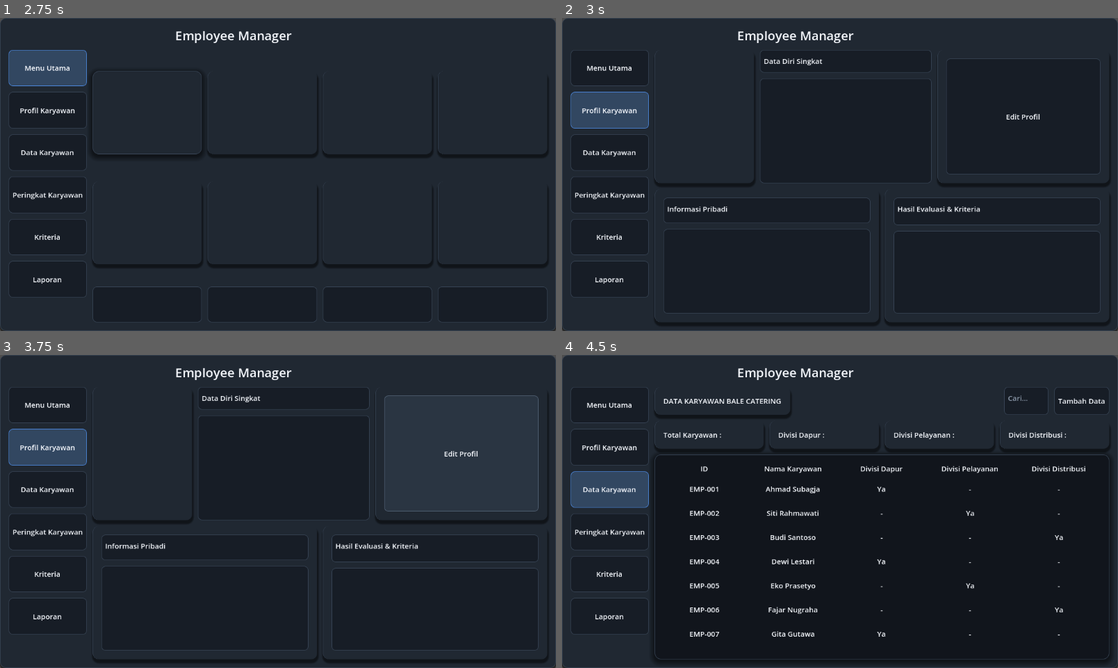
Above: before the commit, frames 1-4 (two rows, left to right).
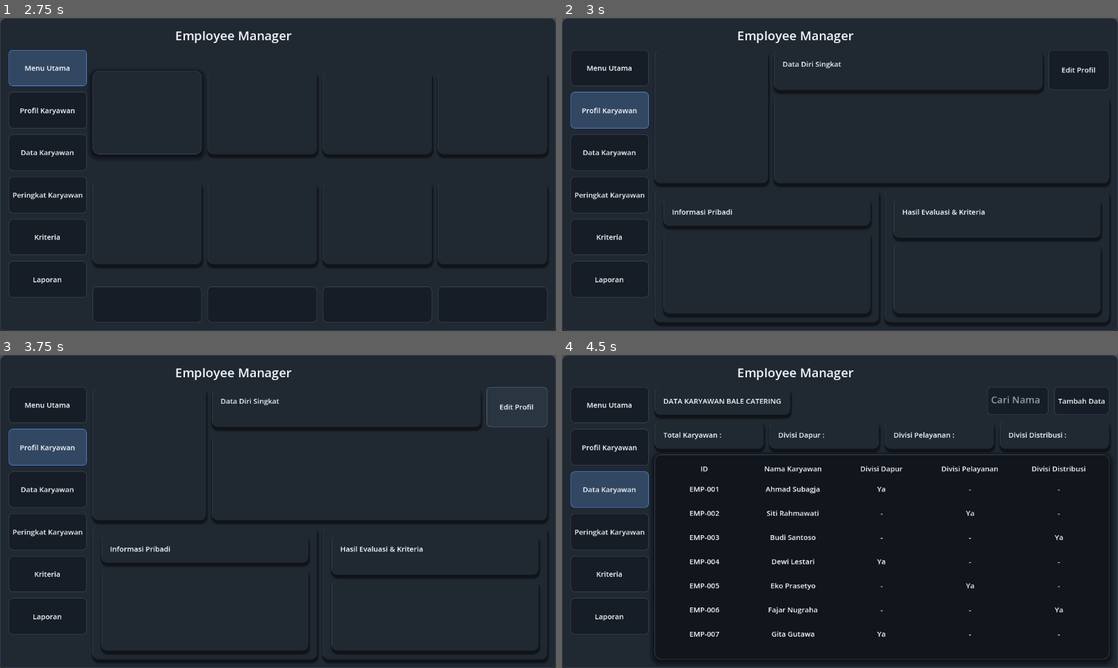
Above: after the commit, the same moments.

Repository: shfray/projek-skripsi
Game: Godot game, scene res://scene/dashboard.tscn
Two runs of this game, one before a commit and one after it. Both use one fixed random seed, a clock stepped at 60 frames per second and the inputs below. This scene is started directly instead of the project's main scene.
Inputs (mouse positions are in pixels of both pictures, inside the frame that each line leads up to):
- Up to frame 1 (2.75 s): click (261, 305) at 0.5 s; click (378, 305) at 1.25 s; click (11, 36) at 2 s
- Up to frame 2 (3 s): click "Profil Karyawan" at 2.75 s
- Up to frame 3 (3.75 s): click "Edit Profil" at 3.5 s
- Up to frame 4 (4.5 s): click "Data Karyawan" at 4.25 s

Frame 1 is identical in both runs. In frame 2, 3.1% of the frame differs, in the area x 18-99%, y 10-96%; in frame 3, 3.5%; in frame 4, 0.1%.

Commit message:
enhanced

Diff:
--- a/scene/karyawan.tscn
+++ b/scene/karyawan.tscn
@@ -59,14 +59,15 @@
 [node name="MarginContainer" type="MarginContainer" parent="PanelContainer/UpperBody" unique_id=477096491]
 layout_mode = 2
 size_flags_horizontal = 3
-size_flags_stretch_ratio = 3.21
+size_flags_stretch_ratio = 2.67
 
 [node name="SearchBox" type="TextEdit" parent="PanelContainer/UpperBody" unique_id=579451513]
 layout_mode = 2
 size_flags_horizontal = 3
-size_flags_stretch_ratio = 0.7
+size_flags_stretch_ratio = 0.88
 theme = ExtResource("2_rmc8f")
-placeholder_text = "Cari..."
+theme_override_font_sizes/font_size = 20
+placeholder_text = "Cari Nama"
 script = ExtResource("3_8ain7")
 
 [node name="TambahData" type="Button" parent="PanelContainer/UpperBody" unique_id=453696665]
--- a/scene/profil_karyawan.tscn
+++ b/scene/profil_karyawan.tscn
@@ -16,33 +16,48 @@
 [node name="ColorRect" type="PanelContainer" parent="HeaderCard" unique_id=168646232]
 layout_mode = 2
 size_flags_horizontal = 3
-size_flags_stretch_ratio = 0.58
+size_flags_stretch_ratio = 0.34
 
 [node name="FotoProfil" type="TextureRect" parent="HeaderCard/ColorRect" unique_id=1557029754]
 layout_mode = 2
 
-[node name="ColorRect2" type="VBoxContainer" parent="HeaderCard" unique_id=473255879]
+[node name="ColorRect2" type="VBoxContainer" parent="HeaderCard" unique_id=566872886]
 layout_mode = 2
 size_flags_horizontal = 3
 
-[node name="TextEdit" type="TextEdit" parent="HeaderCard/ColorRect2" unique_id=1304727770]
+[node name="VBoxContainer" type="HBoxContainer" parent="HeaderCard/ColorRect2" unique_id=1748138571]
 layout_mode = 2
+size_flags_horizontal = 3
 size_flags_vertical = 3
-size_flags_stretch_ratio = 0.22
+
+[node name="PanelContainer" type="PanelContainer" parent="HeaderCard/ColorRect2/VBoxContainer" unique_id=1791428330]
+layout_mode = 2
+size_flags_horizontal = 3
+size_flags_stretch_ratio = 3.11
+
+[node name="TextEdit" type="Label" parent="HeaderCard/ColorRect2/VBoxContainer/PanelContainer" unique_id=58496518]
+layout_mode = 2
+size_flags_horizontal = 3
+size_flags_vertical = 3
+size_flags_stretch_ratio = 3.95
 text = "Data Diri Singkat
 "
 
-[node name="TextEdit2" type="TextEdit" parent="HeaderCard/ColorRect2" unique_id=467733289]
+[node name="Button" type="Button" parent="HeaderCard/ColorRect2/VBoxContainer" unique_id=363287507]
+layout_mode = 2
+size_flags_horizontal = 3
+size_flags_stretch_ratio = 0.7
+text = "Edit Profil"
+
+[node name="PanelContainer" type="PanelContainer" parent="HeaderCard/ColorRect2" unique_id=1726163242]
 layout_mode = 2
 size_flags_vertical = 3
+size_flags_stretch_ratio = 4.0
 
-[node name="ColorRect3" type="PanelContainer" parent="HeaderCard" unique_id=647836248]
+[node name="TextEdit2" type="Label" parent="HeaderCard/ColorRect2/PanelContainer" unique_id=427707285]
 layout_mode = 2
-size_flags_horizontal = 3
-
-[node name="Button" type="Button" parent="HeaderCard/ColorRect3" unique_id=363287507]
-layout_mode = 2
-text = "Edit Profil"
+size_flags_vertical = 3
+size_flags_stretch_ratio = 4.07
 
 [node name="HBoxContainer2" type="HBoxContainer" parent="." unique_id=1436195073]
 layout_mode = 2
@@ -55,12 +70,21 @@
 [node name="HBoxContainer" type="VBoxContainer" parent="HBoxContainer2/PanelContainer" unique_id=1060256799]
 layout_mode = 2
 
-[node name="TextEdit" type="TextEdit" parent="HBoxContainer2/PanelContainer/HBoxContainer" unique_id=1373573099]
+[node name="PanelContainer" type="PanelContainer" parent="HBoxContainer2/PanelContainer/HBoxContainer" unique_id=1150488895]
+layout_mode = 2
+size_flags_vertical = 3
+size_flags_stretch_ratio = 0.34
+
+[node name="TextEdit" type="Label" parent="HBoxContainer2/PanelContainer/HBoxContainer/PanelContainer" unique_id=987880491]
 layout_mode = 2
 size_flags_vertical = 3
 text = "Informasi Pribadi"
 
-[node name="TextEdit2" type="TextEdit" parent="HBoxContainer2/PanelContainer/HBoxContainer" unique_id=1385678699]
+[node name="PanelContainer2" type="PanelContainer" parent="HBoxContainer2/PanelContainer/HBoxContainer" unique_id=2086659809]
+layout_mode = 2
+size_flags_vertical = 3
+
+[node name="TextEdit2" type="Label" parent="HBoxContainer2/PanelContainer/HBoxContainer/PanelContainer2" unique_id=22114058]
 layout_mode = 2
 size_flags_vertical = 3
 size_flags_stretch_ratio = 3.23
@@ -72,7 +96,12 @@
 [node name="HBoxContainer" type="VBoxContainer" parent="HBoxContainer2/PanelContainer2" unique_id=596991348]
 layout_mode = 2
 
-[node name="TextEdit" type="TextEdit" parent="HBoxContainer2/PanelContainer2/HBoxContainer" unique_id=1905041189]
+[node name="PanelContainer" type="PanelContainer" parent="HBoxContainer2/PanelContainer2/HBoxContainer" unique_id=864076969]
+layout_mode = 2
+size_flags_vertical = 3
+size_flags_stretch_ratio = 0.0
+
+[node name="TextEdit" type="Label" parent="HBoxContainer2/PanelContainer2/HBoxContainer/PanelContainer" unique_id=498542064]
 layout_mode = 2
 size_flags_horizontal = 3
 size_flags_vertical = 3
@@ -80,6 +109,10 @@
 text = "Hasil Evaluasi & Kriteria
 "
 
-[node name="TextEdit2" type="TextEdit" parent="HBoxContainer2/PanelContainer2/HBoxContainer" unique_id=2135058443]
+[node name="PanelContainer2" type="PanelContainer" parent="HBoxContainer2/PanelContainer2/HBoxContainer" unique_id=1677454978]
 layout_mode = 2
 size_flags_vertical = 3
+
+[node name="TextEdit2" type="Label" parent="HBoxContainer2/PanelContainer2/HBoxContainer/PanelContainer2" unique_id=1240758706]
+layout_mode = 2
+size_flags_vertical = 3
